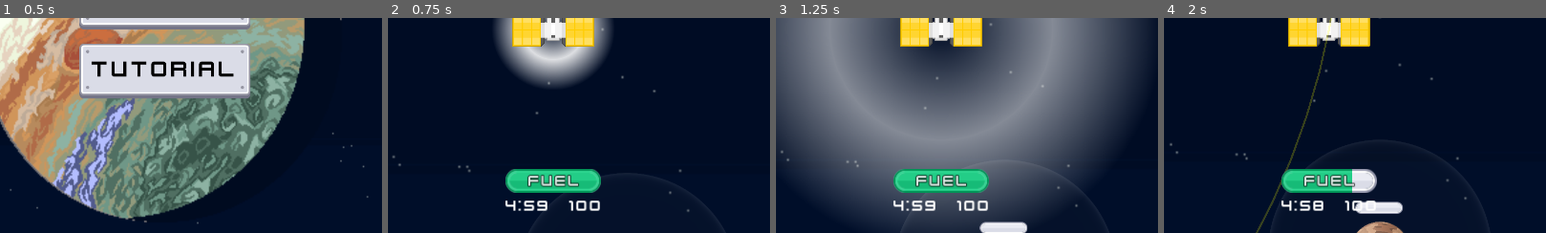
Above: before the commit, frames 1-4 (left to right).
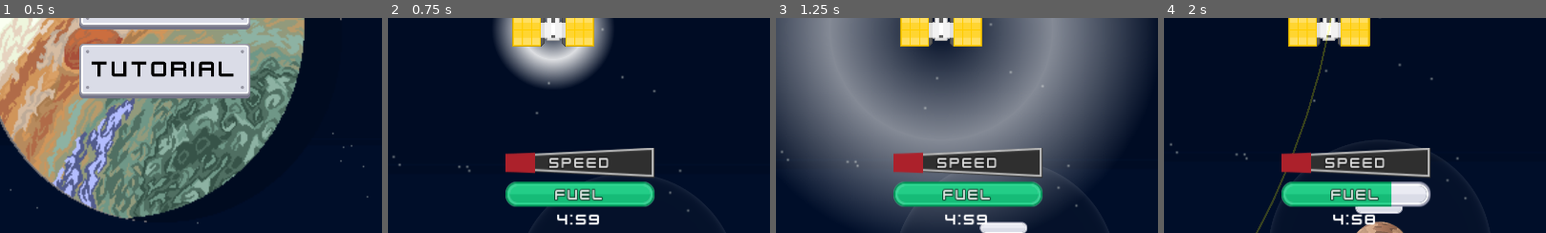
Above: after the commit, the same moments.

Repository: ThreeChooseOne/loopiter
Game: Godot game, scene res://root_scene.tscn
The game is run twice, just before and just after one commit, with the same random seed, the same clock (stepped at 60 frames per second) and the same inputs.
Inputs:
- Up to frame 1 (0.5 s): no input
- Up to frame 2 (0.75 s): click "Start" at 0.5 s
- Up to frame 3 (1.25 s): no input
- Up to frame 4 (2 s): tap Enter at 1.25 s; hold D from 1.28 s (still down); tap I at 1.35 s
The pictures show only the part of the screen within x 28-78%, y 48-98%; the shares and areas given below are measured in that part.

Frame 1 is identical in both runs. In frame 2, 9.9% of the frame differs, in the area x 30-70%, y 60-97%; in frame 3, 9.6%; in frame 4, 9.9%.

Commit message:
Hud updates, fuel only depletes if used

Diff:
--- a/core/orbiting_body.gd
+++ b/core/orbiting_body.gd
@@ -235,6 +235,12 @@
 func handle_satellite_moon_collision(other_planet: OrbitingBody):
 	print("Collided with moon!")
 
+func can_change_speed(accelerate: bool) -> bool:
+	if accelerate:
+		return speed < MAX_SPEED
+	else:
+		return speed > MIN_SPEED
+
 func request_speed_change(accelerate: bool) -> void:
 	if accelerate:
 		speed += 20
--- a/main.gd
+++ b/main.gd
@@ -24,6 +24,7 @@
 @onready var camera = %PlayerCamera
 @onready var fuel = %PlayerHUD/Fuel
 @onready var hud = %PlayerHUD
+@onready var speed_bar: TextureProgressBar = %Speed
 
 const fuel_cost = 20
 
@@ -91,6 +92,9 @@
 	habitable_moon_discovered.connect(_on_habitable_moon_discovered)
 
 	$PlayerCamera/HaloMask.add_orbit_viz(orbits[10])
+
+	speed_bar.max_value = player.MAX_SPEED
+	speed_bar.min_value = player.MIN_SPEED
 
 	print("Habitable Moon System initialized - ", TOTAL_MOONS, " moons, ", "%.1f" % HABITABLE_CHANCE_PER_COMPLETION, "% chance per completion")
 
@@ -326,7 +330,7 @@
 	var minutes = int(time_left_secs / 60)
 	var seconds: int = time_left_secs - (minutes*60)
 	%Timer.text = "%s:%02d" % [str(minutes), seconds]
-	%Speed.text = "%03d" % player.speed
+	speed_bar.value = player.speed
 
 func _process(delta: float) -> void:
 	camera.position = player.position
@@ -343,8 +347,9 @@
 func request_player_speed_change(accelerate: bool):
 	if fuel.value < 5:
 		return
-	fuel.value -= 5
-	change_player_speed.emit(accelerate)
+	if player.can_change_speed(accelerate):
+		fuel.value -= 5
+		change_player_speed.emit(accelerate)
 
 func _input(event: InputEvent) -> void:
 	if event is InputEventKey and event.pressed:
--- a/main.tscn
+++ b/main.tscn
@@ -1,12 +1,14 @@
-[gd_scene load_steps=9 format=3 uid="uid://3dw6xlotynkf"]
+[gd_scene load_steps=11 format=3 uid="uid://3dw6xlotynkf"]
 
 [ext_resource type="Script" uid="uid://dkwumx5aqm8c4" path="res://main.gd" id="1_ynt7j"]
 [ext_resource type="Texture2D" uid="uid://c8sn4xi564rph" path="res://assets/background/space-only.png" id="3_272bh"]
 [ext_resource type="Texture2D" uid="uid://cko1c37bawhm0" path="res://assets/tank.svg" id="3_lquwl"]
+[ext_resource type="Texture2D" uid="uid://cpwyxer8quw8n" path="res://assets/ui/speed/speed_bar.png" id="4_4c57u"]
 [ext_resource type="Texture2D" uid="uid://bswv4joab5bvy" path="res://assets/background/jupiter-only.png" id="4_5vw27"]
 [ext_resource type="Texture2D" uid="uid://61ssauhjp5ex" path="res://assets/fuel.svg" id="4_7mycd"]
+[ext_resource type="Texture2D" uid="uid://c7t74jlnwx07c" path="res://assets/ui/speed/speed_bar_progress.png" id="5_efxa6"]
 [ext_resource type="Theme" uid="uid://ckwnik6wg05q3" path="res://assets/theme/theme1.tres" id="7_5vw27"]
-[ext_resource type="Script" uid="uid://c5ix5kmmbuw24" path="res://debug_canvas.gd" id="7_272bh"]
+[ext_resource type="Script" path="res://debug_canvas.gd" id="7_272bh"]
 [ext_resource type="PackedScene" uid="uid://ier84j4eh2qc" path="res://jazz/circular_halo_mask.tscn" id="7_kek77"]
 
 [node name="Main" type="Node2D"]
@@ -37,30 +39,87 @@
 z_index = 100
 z_as_relative = false
 offset_left = -48.0
-offset_top = 141.0
-offset_right = 48.0
-offset_bottom = 187.0
+offset_top = 120.0
+offset_right = 102.0
+offset_bottom = 202.0
+
+[node name="Speed" type="TextureProgressBar" parent="PlayerCamera/PlayerHUD"]
+unique_name_in_owner = true
+custom_minimum_size = Vector2(150, 30)
+layout_mode = 2
+nine_patch_stretch = true
+stretch_margin_left = 8
+stretch_margin_top = 10
+stretch_margin_right = 8
+stretch_margin_bottom = 10
+texture_under = ExtResource("4_4c57u")
+texture_progress = ExtResource("5_efxa6")
+
+[node name="RichTextLabel" type="Label" parent="PlayerCamera/PlayerHUD/Speed"]
+modulate = Color(1, 1, 1, 0.835294)
+layout_mode = 1
+anchors_preset = 8
+anchor_left = 0.5
+anchor_top = 0.5
+anchor_right = 0.5
+anchor_bottom = 0.5
+offset_left = -27.0
+offset_top = -9.0
+offset_right = 27.0
+offset_bottom = 9.0
+grow_horizontal = 2
+grow_vertical = 2
+theme_override_colors/font_outline_color = Color(0, 0, 0, 1)
+theme_override_constants/outline_size = 3
+theme_override_font_sizes/font_size = 15
+text = "SPEED"
+horizontal_alignment = 1
 
 [node name="Fuel" type="TextureProgressBar" parent="PlayerCamera/PlayerHUD"]
+custom_minimum_size = Vector2(150, 25)
 layout_mode = 2
 step = 0.01
 value = 100.0
+nine_patch_stretch = true
+stretch_margin_left = 12
+stretch_margin_top = 6
+stretch_margin_right = 12
+stretch_margin_bottom = 6
 texture_under = ExtResource("3_lquwl")
 texture_progress = ExtResource("4_7mycd")
 
 [node name="RichTextLabel" type="Label" parent="PlayerCamera/PlayerHUD/Fuel"]
 modulate = Color(1, 1, 1, 0.835294)
-layout_mode = 0
-offset_left = 23.0
-offset_top = 2.5
-offset_right = 77.0
-offset_bottom = 22.5
+layout_mode = 1
+anchors_preset = 8
+anchor_left = 0.5
+anchor_top = 0.5
+anchor_right = 0.5
+anchor_bottom = 0.5
+offset_left = -27.0
+offset_top = -9.0
+offset_right = 27.0
+offset_bottom = 9.0
+grow_horizontal = 2
+grow_vertical = 2
 theme_override_colors/font_outline_color = Color(0, 0, 0, 1)
 theme_override_constants/outline_size = 3
+theme_override_font_sizes/font_size = 15
 text = "FUEL"
 horizontal_alignment = 1
 
 [node name="HBoxContainer" type="HBoxContainer" parent="PlayerCamera/PlayerHUD"]
+layout_mode = 2
+alignment = 1
+
+[node name="TimeLabel" type="Label" parent="PlayerCamera/PlayerHUD/HBoxContainer"]
+visible = false
+layout_mode = 2
+text = "SPD"
+
+[node name="ReferenceRect" type="ReferenceRect" parent="PlayerCamera/PlayerHUD/HBoxContainer"]
+visible = false
+custom_minimum_size = Vector2(10, 10)
 layout_mode = 2
 
 [node name="Timer" type="Label" parent="PlayerCamera/PlayerHUD/HBoxContainer"]
@@ -69,15 +128,6 @@
 theme = ExtResource("7_5vw27")
 text = "5:00"
 horizontal_alignment = 1
-
-[node name="ReferenceRect" type="ReferenceRect" parent="PlayerCamera/PlayerHUD/HBoxContainer"]
-custom_minimum_size = Vector2(10, 10)
-layout_mode = 2
-
-[node name="Speed" type="Label" parent="PlayerCamera/PlayerHUD/HBoxContainer"]
-unique_name_in_owner = true
-layout_mode = 2
-text = "SPD"
 
 [node name="Panel" type="PanelContainer" parent="PlayerCamera"]
 unique_name_in_owner = true
Binary file added: assets/ui/speed/speed_bar.png
Not shown, added: assets/ui/speed/speed_bar.png.import
Binary file added: assets/ui/speed/speed_bar_progress.png
Not shown, added: assets/ui/speed/speed_bar_progress.png.import
